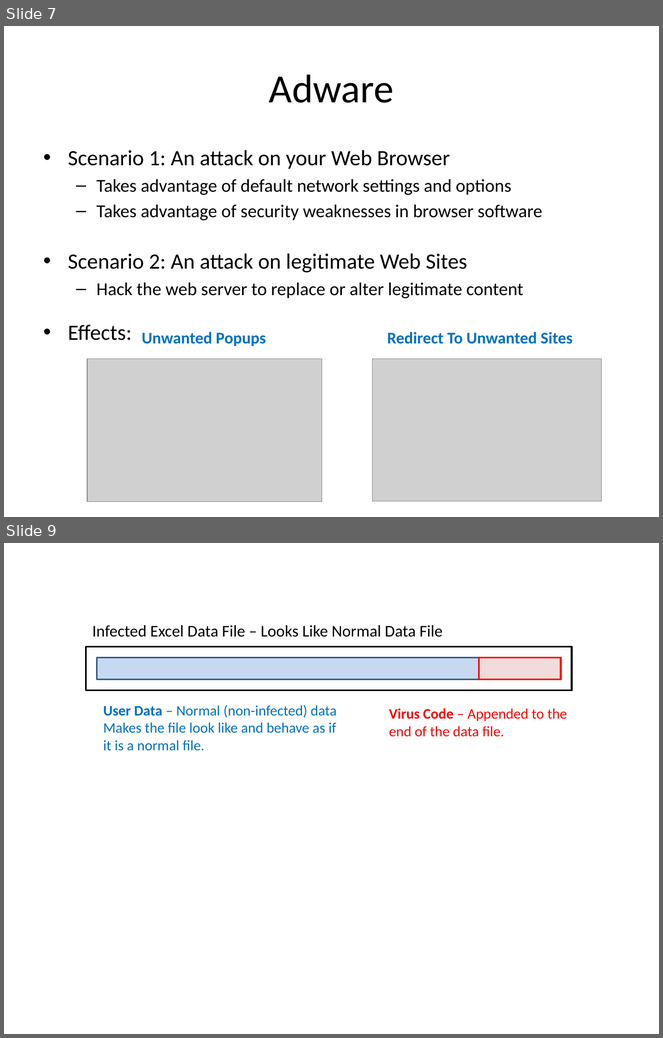
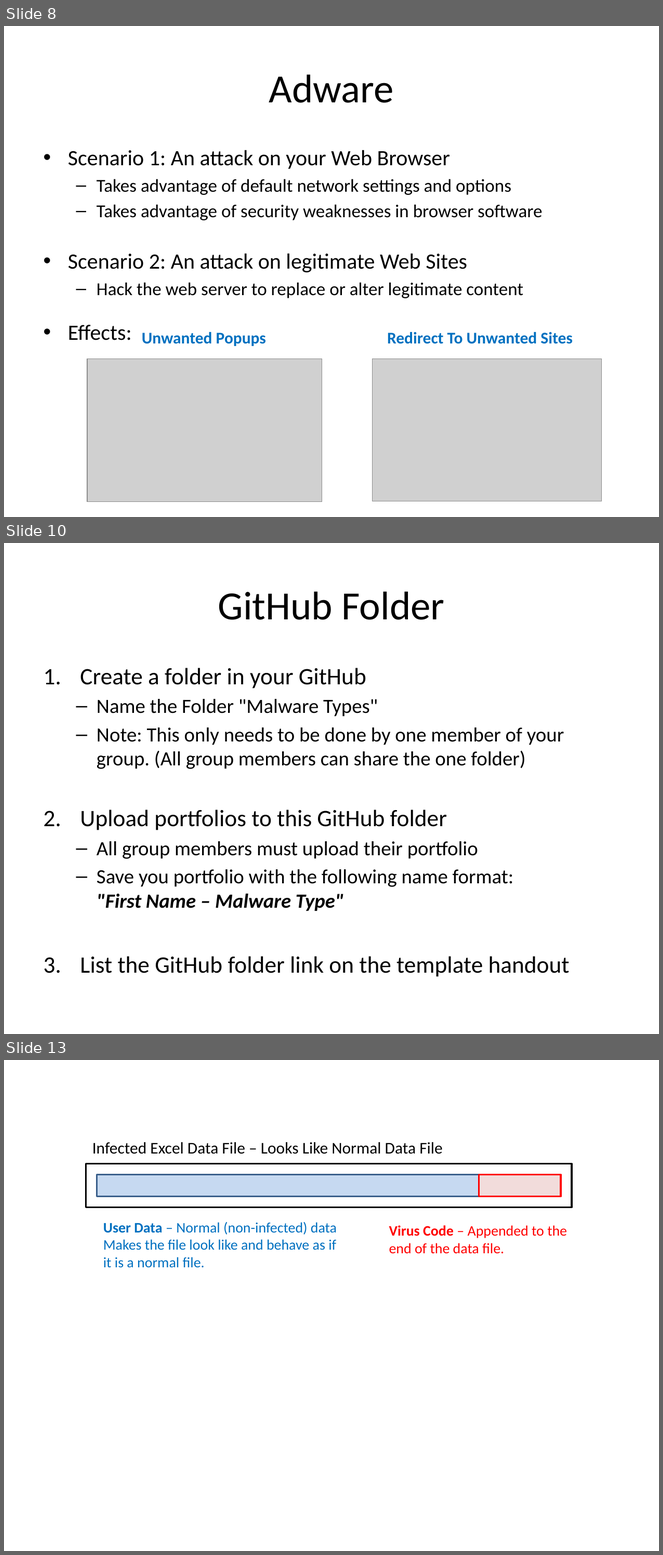
Before and after one commit to Greg5519/ICS3C0, a slide deck: Topic A Computer Systems/A.4 Lesson - Types Of Malware.pptx. Shown one above the other, each under a label of ours: slides 7 and 9 before the commit, slides 8, 10 and 13 after it; the slides between them are not shown. The pictures are 663x1038 and 663x1555 pixels, drawn with LibreOffice and Linux fonts; fonts in the diff are those of the drawing; grey boxes stand for pictures. Boxes give left, top, right and bottom in pixels: in the first picture for what was removed or moved away, otherwise in the second. Text is boxed around its words. In the diff, an @@ line names an element or a change of style, - is before the commit and + after.

```diff
--- a/Topic A Computer Systems/A.4 Lesson - Types Of Malware.pptx
+++ b/Topic A Computer Systems/A.4 Lesson - Types Of Malware.pptx
@@ slide 10 added at (4, 543, 659, 1034), background #FFFFFF @@
@@ title added at (218, 591, 445, 620), 44 pt, text #000000 @@
+GitHub Folder
@@ text added at (80, 668, 570, 977), 22.2 pt, text #000000 @@
+1. Create a folder in your GitHub
+  – Name the Folder "Malware Types"
+  – Note: This only needs to be done by one member of your group. (All group members can share the one folder)
+2. Upload portfolios to this GitHub folder
+  – All group members must upload their portfolio
+  – Save you portfolio with the following name format:
+    "First Name – Malware Type"
+3. List the GitHub folder link on the template handout
@@ what was slide 7 is now slide 8 @@
@@ what was slide 9 is now slide 13 @@
```
Also in this commit, not shown: 3 other slides added, 4 other files.
